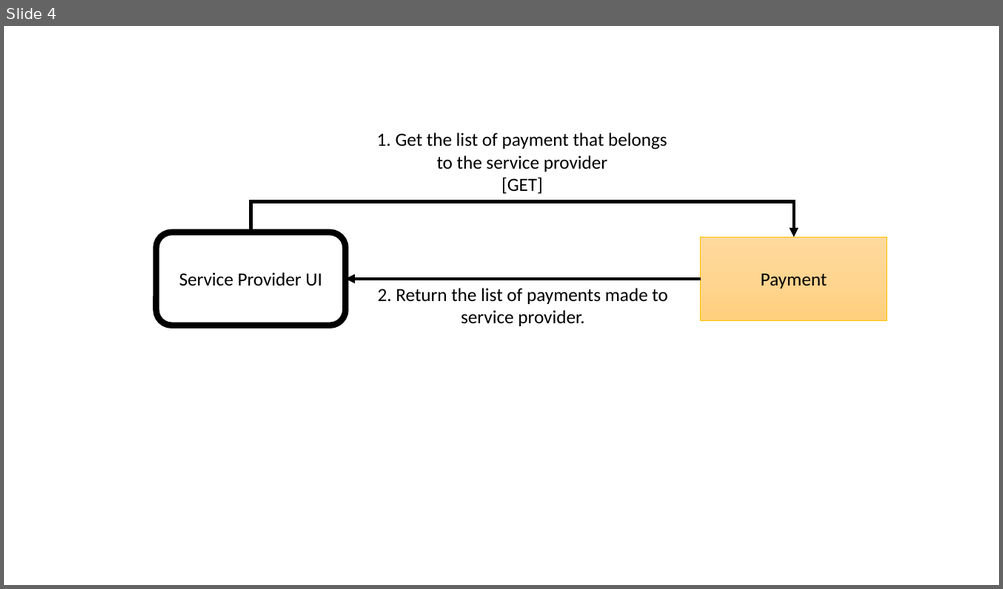
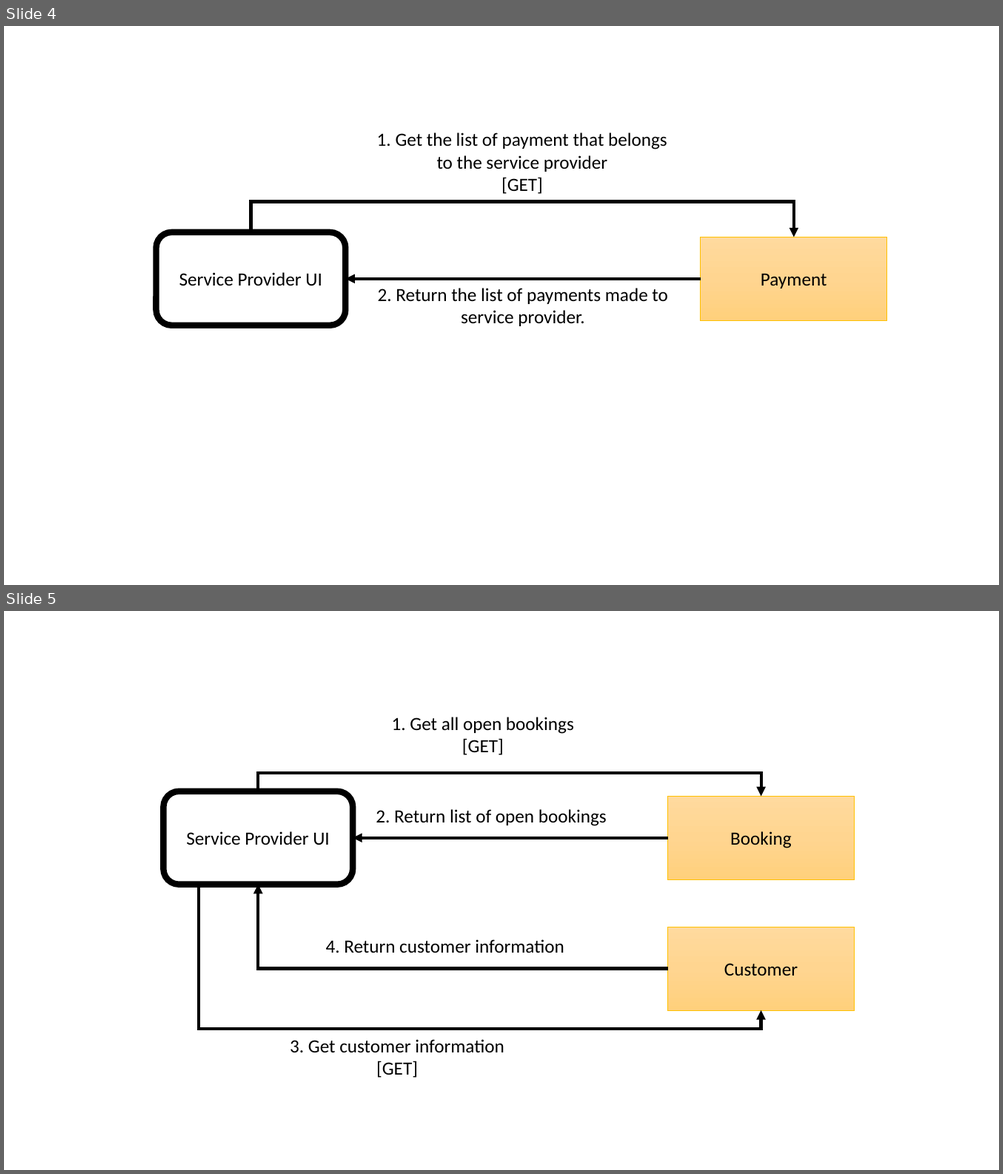
Before and after one commit to nicoonnicolas/ESD-G7T3-Production, a slide deck: documentations/Diagrams/Diagrams Correction.pptx. Shown one above the other, each under a label of ours: slide 4 before the commit, slides 4 and 5 after it. The pictures are 1003x589 and 1003x1174 pixels, drawn with LibreOffice and Linux fonts; fonts in the diff are those of the drawing. Boxes give left, top, right and bottom in pixels: in the first picture for what was removed or moved away, otherwise in the second. Text is boxed around its words. In the diff, an @@ line names an element or a change of style, - is before the commit and + after.

```diff
--- a/documentations/Diagrams/Diagrams Correction.pptx
+++ b/documentations/Diagrams/Diagrams Correction.pptx
@@ slide 5 added at (4, 611, 999, 1170), background #FFFFFF @@
@@ text added at (392, 717, 574, 755), 18 pt, text #000000 @@
+1. Get all open bookings
+[GET]
@@ elbow arrow added from (259, 792) to (760, 796), #000000 3 pt @@
@@ rounded rectangle added at (164, 792, 353, 885), fill #FFFFFF, outline #000000 6 pt, 18 pt, text #000000 @@
+Service Provider UI
@@ text added at (375, 809, 606, 826), 18 pt, text #000000 @@
+2. Return list of open bookings
@@ rectangle added at (667, 796, 854, 880), fill gradient #FFDB9E to #FFD590 to #FFD07C, outline #FFC000 0.5 pt, 18 pt, text #000000 @@
+Booking
@@ arrow added from (667, 838) to (353, 838), #000000 3 pt @@
@@ elbow arrow added from (199, 885) to (760, 1011), #000000 3 pt @@
@@ elbow arrow added from (667, 969) to (259, 885), #000000 3 pt @@
@@ text added at (326, 940, 564, 954), 18 pt, text #000000 @@
+4. Return customer information
@@ rectangle added at (667, 927, 854, 1011), fill gradient #FFDB9E to #FFD590 to #FFD07C, outline #FFC000 0.5 pt, 18 pt, text #000000 @@
+Customer
@@ text added at (290, 1039, 504, 1078), 18 pt, text #000000 @@
+3. Get customer information
+[GET]
```
Also in this commit, not shown: 1 other slide added.
